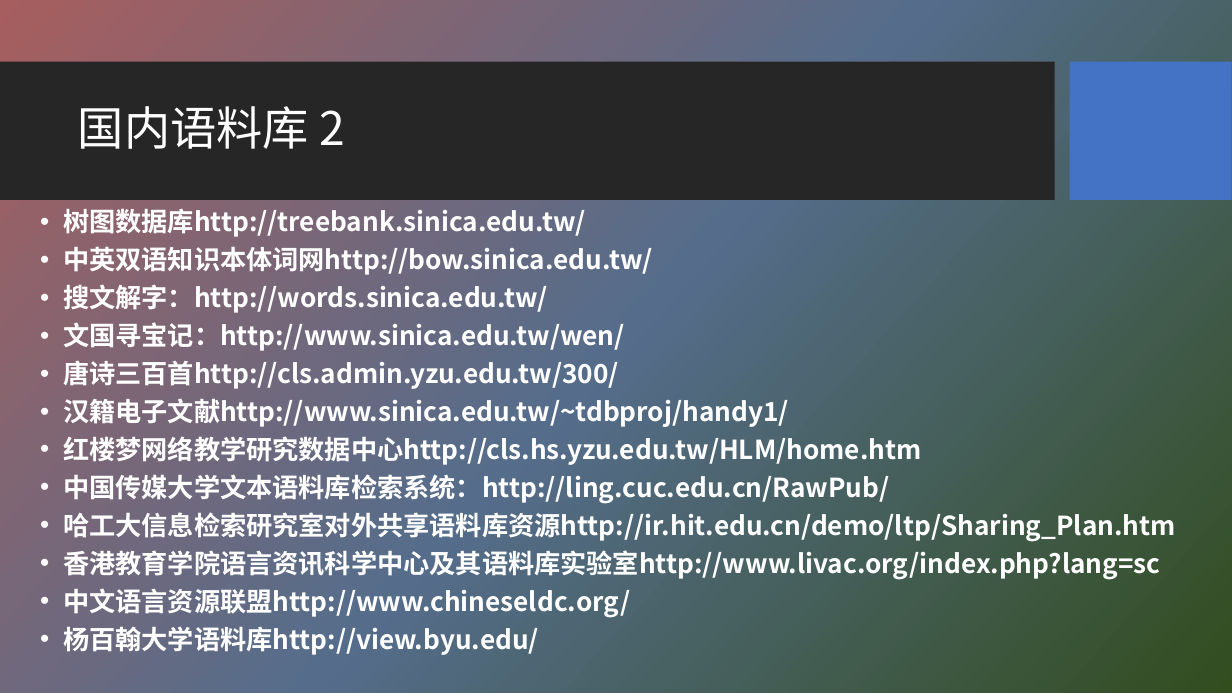
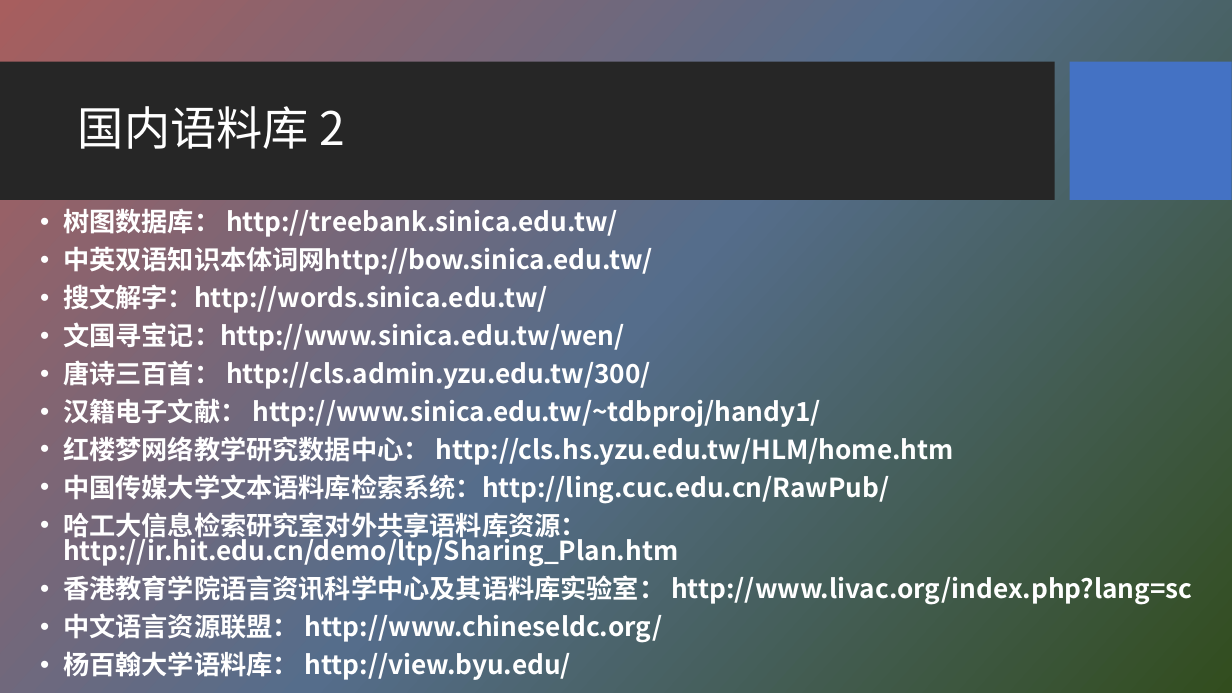
Before and after one commit to HBU/NLP_PPT, a slide deck: slide 12 of PPT-2020/ch02 语料库与词汇知识库.pptx. Drawn at 1232x693 pixels with LibreOffice and Linux fonts; fonts in the diff are those of the drawing; background and template pictures are left out. Boxes give left, top, right and bottom in pixels: in the first picture for what was removed or moved away, otherwise in the second. Text is boxed around its words. In the diff, an @@ line names an element or a change of style, - is before the commit and + after.

```diff
--- a/PPT-2020/ch02 语料库与词汇知识库.pptx
+++ b/PPT-2020/ch02 语料库与词汇知识库.pptx
@@ text at (63, 209, 618, 237): text changed @@
-• 树图数据库http://treebank.sinica.edu.tw/
+• 树图数据库： http://treebank.sinica.edu.tw/
@@ text at (63, 361, 954, 466): text changed @@
-• 唐诗三百首http://cls.admin.yzu.edu.tw/300/
-• 汉籍电子文献http://www.sinica.edu.tw/~tdbproj/handy1/
-• 红楼梦网络教学研究数据中心http://cls.hs.yzu.edu.tw/HLM/home.htm
+• 唐诗三百首： http://cls.admin.yzu.edu.tw/300/
+• 汉籍电子文献： http://www.sinica.edu.tw/~tdbproj/handy1/
+• 红楼梦网络教学研究数据中心： http://cls.hs.yzu.edu.tw/HLM/home.htm
@@ text at (63, 512, 1192, 680): text changed @@
-• 哈工大信息检索研究室对外共享语料库资源http://ir.hit.edu.cn/demo/ltp/Sharing_Plan.htm
-• 香港教育学院语言资讯科学中心及其语料库实验室http://www.livac.org/index.php?lang=sc
-• 中文语言资源联盟http://www.chineseldc.org/
-• 杨百翰大学语料库http://view.byu.edu/
+• 哈工大信息检索研究室对外共享语料库资源： http://ir.hit.edu.cn/demo/ltp/Sharing_Plan.htm
+• 香港教育学院语言资讯科学中心及其语料库实验室： http://www.livac.org/index.php?lang=sc
+• 中文语言资源联盟： http://www.chineseldc.org/
+• 杨百翰大学语料库： http://view.byu.edu/
```
Also in this commit, not shown: 1 other slide changed, 31 other files.
